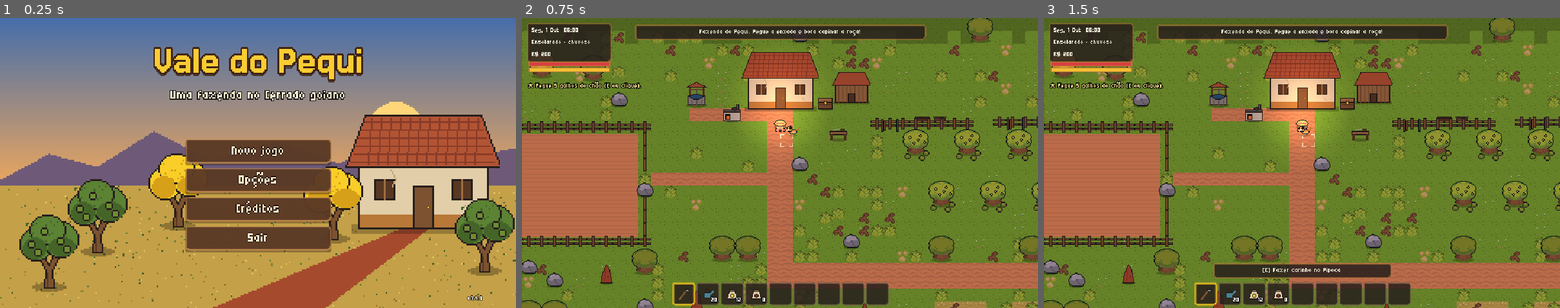
Above: before the commit, frames 1-3 (left to right).
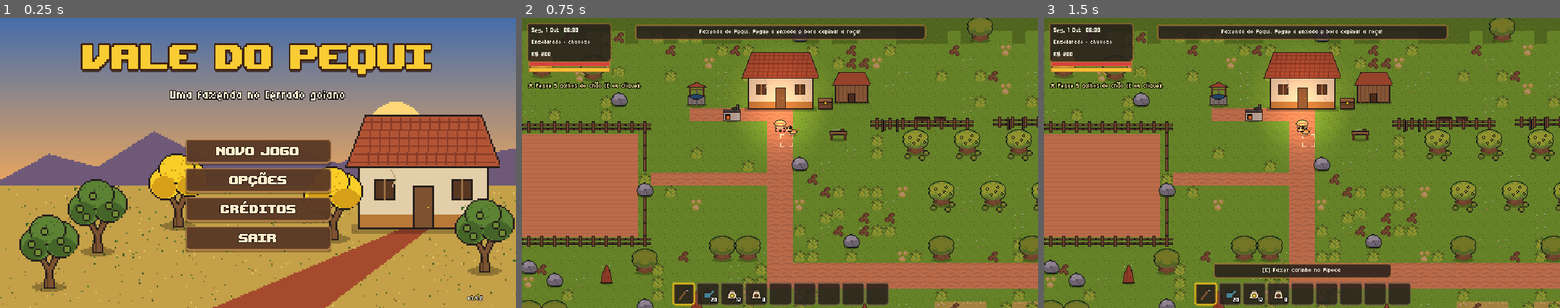
Above: after the commit, the same moments.

Repository: Carttocci/vale-do-pequi
Game: Godot game, scene res://scenes/title/title.tscn
Two runs of this game, one before a commit and one after it. Both use one fixed random seed, a clock stepped at 60 frames per second and the inputs below.
Inputs (mouse positions are in pixels of both pictures, inside the frame that each line leads up to):
- Up to frame 1 (0.25 s): no input
- Up to frame 2 (0.75 s): click "Novo jogo" at 0.5 s
- Up to frame 3 (1.5 s): click (1203, 293) at 1.27 s

The runs differ from the first frame. In frame 1, 7.1% of the frame differs, in the area x 15-94%, y 8-98%; in frame 2, nothing differs; in frame 3, nothing differs.

Commit message:
Fonte Upheaval no título, botões do menu, chefe e mapa; versão 1.4.2

Diff:
--- a/project.godot
+++ b/project.godot
@@ -7,7 +7,7 @@
 
 config/name="Vale do Pequi"
 config/description="Simulação de vida rural e Action RPG no Cerrado goiano."
-config/version="1.4.1"
+config/version="1.4.2"
 run/main_scene="res://scenes/title/title.tscn"
 config/features=PackedStringArray("4.3", "GL Compatibility")
 boot_splash/bg_color=Color(0.15, 0.12, 0.11, 1)
--- a/scripts/core/settings.gd
+++ b/scripts/core/settings.gd
@@ -20,6 +20,17 @@
 
 
 const FONT_SYMBOLS := preload("res://assets/fonts/Simbolos.ttf")
+## Fonte de destaque (título, botões do menu, nomes de chefe, cabeçalhos):
+## Upheaval, de Brian Kent. Grade de 20 px, só maiúsculas e larga, por isso
+## não serve pro texto corrido (que continua na Micro 5).
+const FONT_DISPLAY := preload("res://assets/fonts/Upheaval.ttf")
+const DISPLAY_GRID := 20
+
+
+## Põe a fonte de destaque num controle, no múltiplo de 20 mais perto de `size`.
+func display_font(c: Control, size: int = DISPLAY_GRID) -> void:
+    c.add_theme_font_override("font", FONT_DISPLAY)
+    c.add_theme_font_size_override("font_size", maxi(1, roundi(size / float(DISPLAY_GRID))) * DISPLAY_GRID)
 
 
 func _ready() -> void:
@@ -137,6 +148,7 @@
     if theme and theme.default_font:
         fonts.append(theme.default_font)
     fonts.append(ThemeDB.fallback_font)
+    fonts.append(FONT_DISPLAY)
     for f in fonts:
         if f and not FONT_SYMBOLS in f.fallbacks:
             var list := f.fallbacks.duplicate()
--- a/scripts/interface/hud.gd
+++ b/scripts/interface/hud.gd
@@ -176,6 +176,7 @@
     $Root.add_child(boss_box)
     boss_name = Label.new()
     boss_name.horizontal_alignment = HORIZONTAL_ALIGNMENT_CENTER
+    Settings.display_font(boss_name)
     boss_name.add_theme_color_override("font_color", Color(0.85, 0.75, 1))
     boss_name.add_theme_color_override("font_outline_color", Color(0.08, 0.06, 0.1))
     boss_name.add_theme_constant_override("outline_size", 3)
--- a/scripts/interface/map_ui.gd
+++ b/scripts/interface/map_ui.gd
@@ -213,6 +213,7 @@
     h.add_child(right)
     var wt := Label.new()
     wt.text = "Vale do Pequi"
+    Settings.display_font(wt)
     right.add_child(wt)
     _world = Control.new()
     _world.custom_minimum_size = Vector2(240, 150)
--- a/scripts/interface/title_screen.gd
+++ b/scripts/interface/title_screen.gd
@@ -23,8 +23,7 @@
     add_child(bg)
     var title := Label.new()
     title.text = "Vale do Pequi"
-    title.add_theme_font_override("font", load("res://assets/fonts/Jersey15.ttf"))
-    title.add_theme_font_size_override("font_size", 54)
+    Settings.display_font(title, 60)
     title.add_theme_color_override("font_color", Color(0.98, 0.8, 0.2))
     title.add_theme_color_override("font_outline_color", Color(0.25, 0.14, 0.08))
     title.add_theme_constant_override("outline_size", 8)
@@ -33,8 +32,8 @@
     title.add_theme_constant_override("shadow_offset_y", 4)
     title.horizontal_alignment = HORIZONTAL_ALIGNMENT_CENTER
     title.set_anchors_preset(Control.PRESET_CENTER_TOP)
-    title.position = Vector2(-200, 26)
-    title.size = Vector2(400, 64)
+    title.position = Vector2(-300, 18)
+    title.size = Vector2(600, 64)
     add_child(title)
     sub = Label.new()
     sub.text = "Uma fazenda no Cerrado goiano"
@@ -87,7 +86,7 @@
 func _button(text: String, cb: Callable) -> Button:
     var b := Button.new()
     b.text = text
-    b.add_theme_font_size_override("font_size", 22)
+    Settings.display_font(b)
     b.custom_minimum_size = Vector2(180, 30)
     b.pressed.connect(func() -> void:
         Audio.play(&"clique", 0.0)
@@ -123,7 +122,7 @@
     credits.set_anchors_preset(Control.PRESET_BOTTOM_LEFT)
     credits.position = Vector2(10, -110)
     var l := Label.new()
-    l.text = "Vale do Pequi — um jogo de Carttocci\nFeito co …(71 unchanged characters)… epintada para o Cerrado. Fontes Micro 5 e Jersey 15 (OFL).\nO resto da arte e os sons são gerado …(117 unchanged characters)…
+    l.text = "Vale do Pequi — um jogo de Carttocci\nFeito co …(71 unchanged characters)… epintada para o Cerrado. Fontes Micro 5 (OFL) e Upheaval (Brian Kent, freeware).\nO resto da arte e os sons são gerado …(117 unchanged characters)…
     l.add_theme_font_size_override("font_size", 9)
     credits.add_child(l)
     credits.hide()
Not shown, added: assets/fonts/LEIA-Upheaval.txt
Binary file added: assets/fonts/Upheaval.ttf
Not shown, added: assets/fonts/Upheaval.ttf.import
Not shown, changed: assets/fonts/LEIA-ME.md
Not shown, changed: documentation/changelog.md
